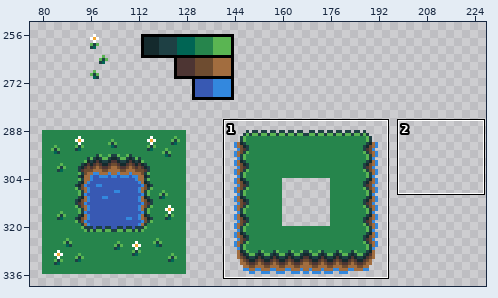
File history of a pixel-art file, Assets/Tilesheet/Spritesheet.ase. The first picture is a wide view before the edit; the outline marks the close-up.
Close-up. First the earlier version:
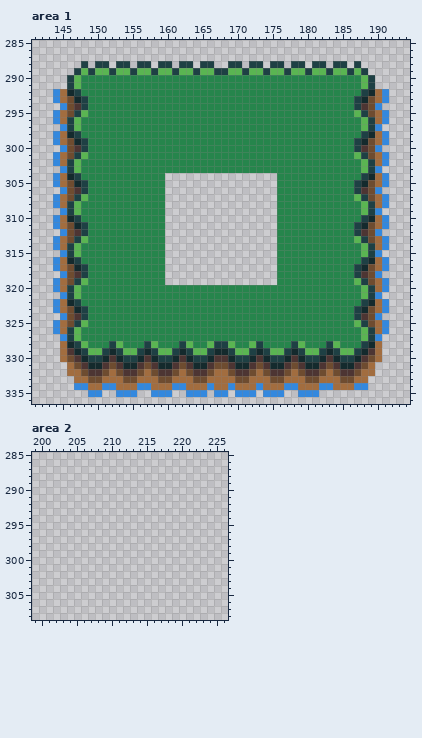
500x500 pixels, 1 frame. Shown: area 1: x 141..194, y 285..336; area 2: x 199..226, y 285..308. The wide view leaves out empty margins.
The result:
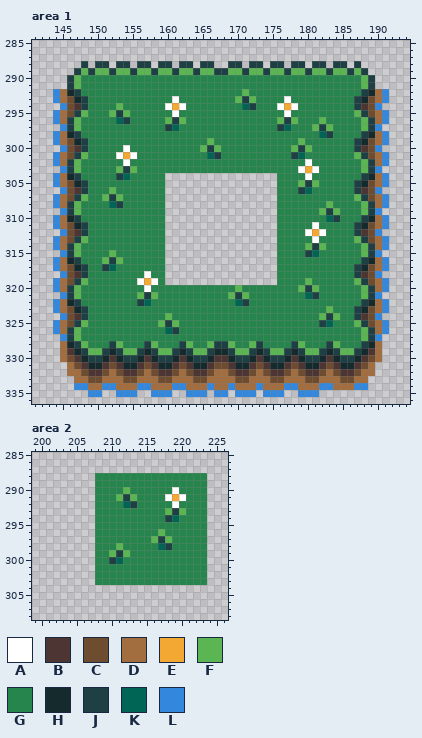
Palette (. is transparent): A #ffffff  B #4d3533  C #6e4c30  D #a26d3f  E #f3a833  F #5ab552  G #26854c  H #142a2d  J #1e4044  K #006554  L #3388de
Diff:
Changed rows in their new state; - is an unchanged pixel.
Area 1:
first column x 151:
292 --------------------F-------------
293 ----------A--------FJF----A-------
294 --F------AEA--------KJ---AEA------
295 -FJF------A---------------A-------
296 --KJ-----FJF-------------FJF---F--
297 ---------JK--------------JK---FJF-
298 -------------------------------KJ-
299 ---------------F------------F-----
300 ---A----------FJF----------FJF----
301 --AEA----------KJ----------JK-----
302 ---A-------------------------A----
303 --FJF-----------------------AEA---
304 --JK-------------------------A----
305 ----------------------------FJF---
306 -F--------------------------JK----
307 FJF-------------------------------
308 -KJ-----------------------------F-
309 -------------------------------FJF
310 --------------------------------KJ
311 ------------------------------A---
312 -----------------------------AEA--
313 ------------------------------A---
314 -----------------------------FJF--
315 -F---------------------------JK---
316 FJF-------------------------------
317 JK--------------------------------
318 ------A---------------------------
319 -----AEA---------------------F----
320 ------A------------F--------FJF---
321 -----FJF----------FJF--------KJ---
322 -----JK------------KJ-------------
323 --------------------------------F-
324 ---------F---------------------FJF
325 --------FJF--------------------JK-
326 ---------KJ-----------------------
Area 2:
first column x 208:
288 GGGGGGGGGGGGGGGG
289 GGGGGGGGGGGGGGGG
290 GGGGFGGGGGGAGGGG
291 GGGFJFGGGGAEAGGG
292 GGGGKJGGGGGAGGGG
293 GGGGGGGGGGFJFGGG
294 GGGGGGGGGGJKGGGG
295 GGGGGGGGGGGGGGGG
296 GGGGGGGGGFGGGGGG
297 GGGGGGGGFJFGGGGG
298 GGGFGGGGGKJGGGGG
299 GGFJFGGGGGGGGGGG
300 GGJKGGGGGGGGGGGG
301 GGGGGGGGGGGGGGGG
302 GGGGGGGGGGGGGGGG
303 GGGGGGGGGGGGGGGG
Boxes around the changes in both close-ups, in picture pixels (x1, y1, x2, y2):
changed: (228, 89, 340, 327)
changed: (165, 96, 221, 159)
changed: (109, 103, 130, 124)
changed: (102, 145, 137, 208)
changed: (102, 250, 179, 334)
added: (95, 473, 207, 585)
